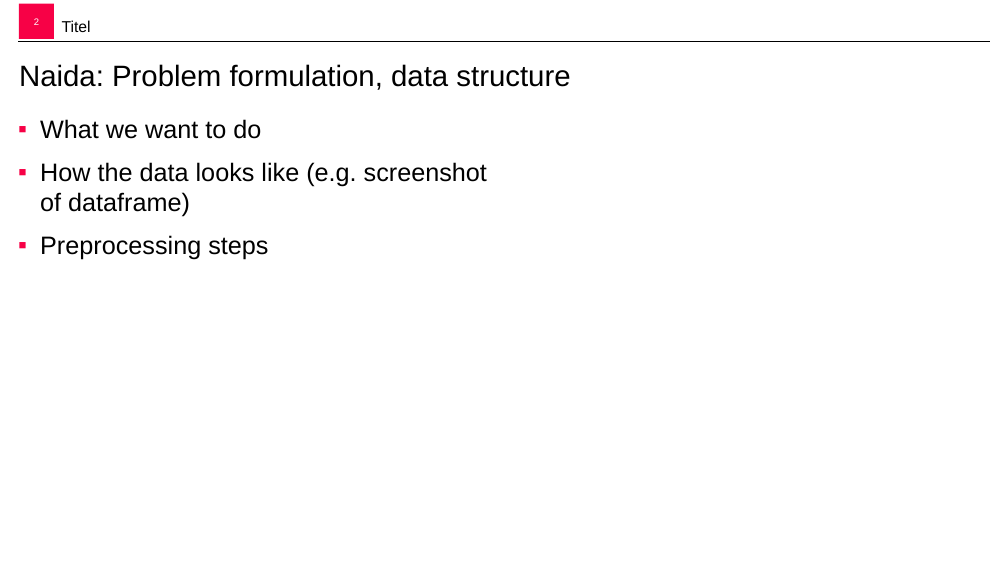
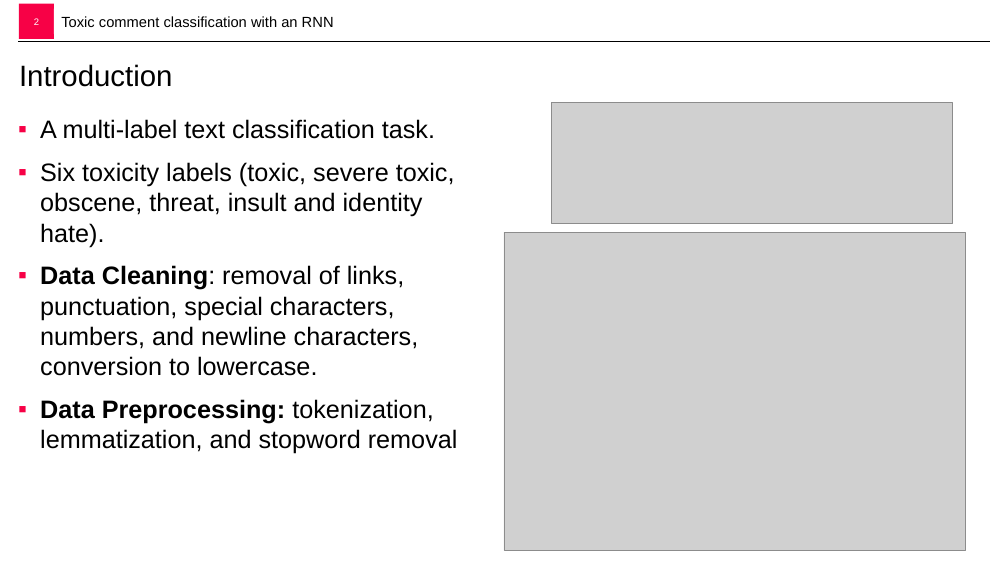
Before and after one commit to NaidaNozic/Comment-Classification-with-RNNs, a slide deck: slide 2 of DL-project-pres.pptx. Drawn at 1008x567 pixels with LibreOffice and Linux fonts; fonts in the diff are those of the drawing; grey boxes stand for pictures; background and template pictures are left out. Boxes give left, top, right and bottom in pixels: in the first picture for what was removed or moved away, otherwise in the second. Text is boxed around its words. In the diff, an @@ line names an element or a change of style, - is before the commit and + after.

Commit message:
Add files via upload
Introduction section added to presentation

```diff
--- a/DL-project-pres.pptx
+++ b/DL-project-pres.pptx
@@ text added at bbox=[61, 16, 334, 27], 14 pt, text #000000 @@
+Toxic comment classification with an RNN
@@ title at bbox=[19, 64, 172, 87]: text changed @@
-Naida: Problem formulation, data structure
+Introduction
@@ text at bbox=[40, 119, 458, 454]: text changed @@
-▪ What we want to do
-▪ How the data looks like (e.g. screenshot of dataframe)
-▪ Preprocessing steps
+▪ A multi-label text classification task.
+▪ Six toxicity labels (toxic, severe toxic, obscene, threat, insult and identity hate).
+▪ Data Cleaning: removal of links, punctuation, special characters, numbers, and newline characters, conversion to lowercase.
+▪ Data Preprocessing: tokenization, lemmatization, and stopword removal
@@ picture added at bbox=[552, 103, 954, 223] @@
@@ picture added at bbox=[504, 232, 966, 551] @@
```
Also in this commit, not shown: 3 other slides changed.
